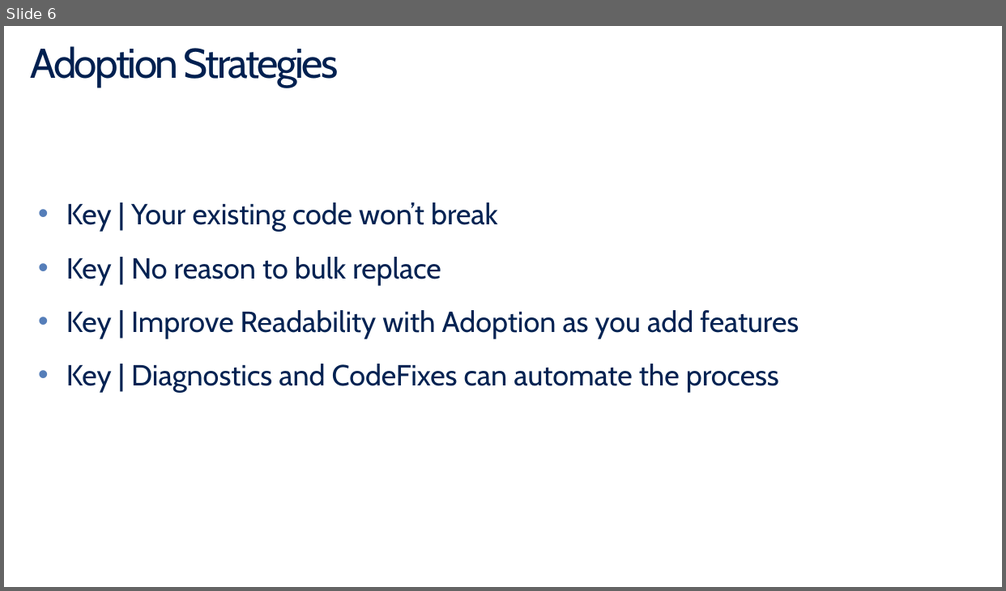
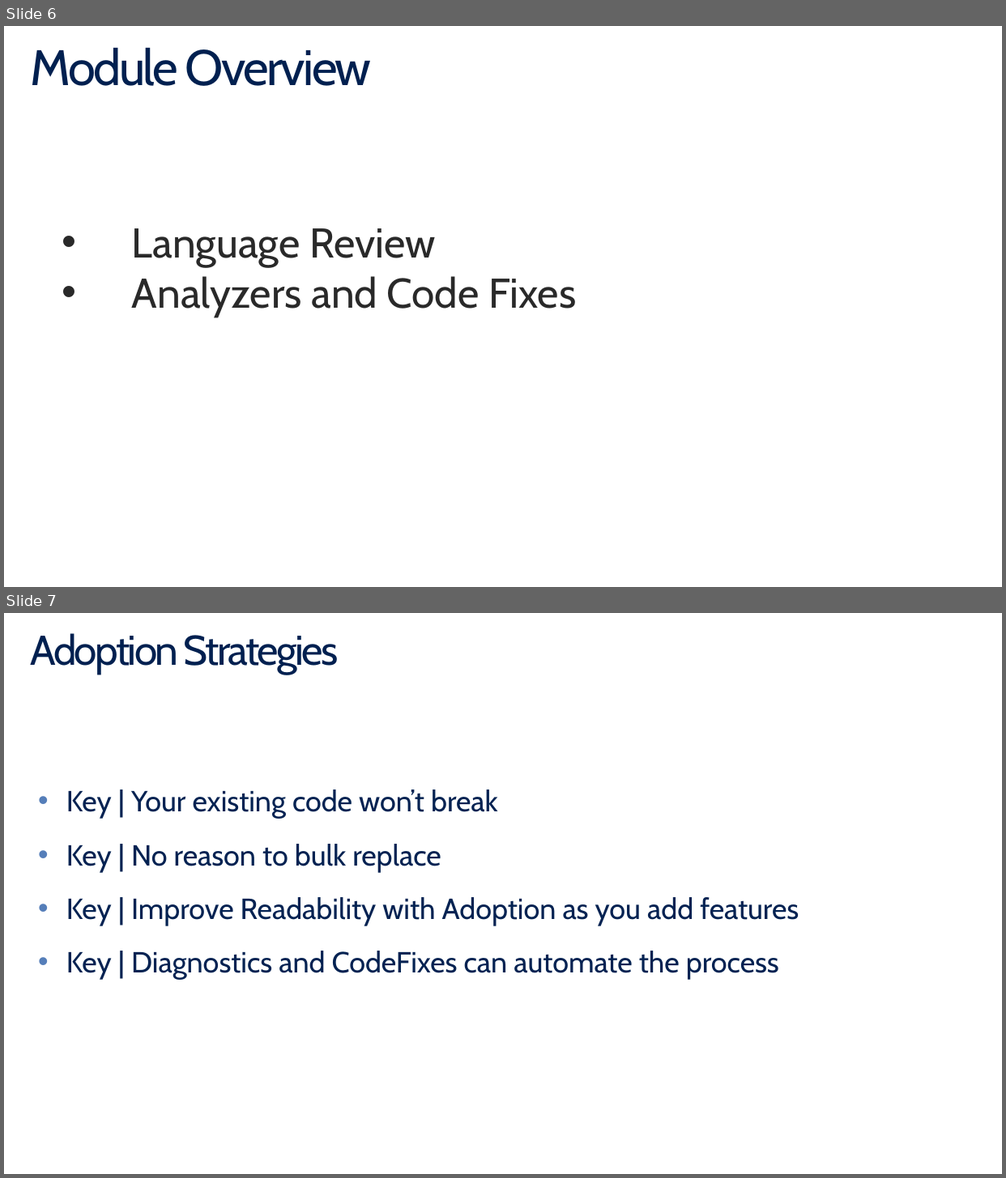
Before and after one commit to BillWagner/MVA-CSharp6, a slide deck: Slides/MVA-What'sNewC#6-Module5.pptx. Shown one above the other, each under a label of ours: slide 6 before the commit, slides 6 and 7 after it. The pictures are 1006x591 and 1006x1178 pixels, drawn with LibreOffice and Linux fonts; fonts in the diff are those of the drawing. Boxes give left, top, right and bottom in pixels: in the first picture for what was removed or moved away, otherwise in the second. Text is boxed around its words. In the diff, an @@ line names an element or a change of style, - is before the commit and + after.

Commit message:
Finish the slides for module 4 and 5

```diff
--- a/Slides/MVA-What'sNewC#6-Module5.pptx
+++ b/Slides/MVA-What'sNewC#6-Module5.pptx
@@ slide 6 added at bbox=[4, 26, 1002, 587], background #FFFFFF @@
@@ title added at bbox=[31, 47, 372, 86], 48 pt, text #002050 @@
+Module Overview
@@ text added at bbox=[132, 228, 576, 317], 40 pt, text #292929 @@
+• Language Review
+• Analyzers and Code Fixes
@@ what was slide 6 is now slide 7 @@
```
Also in this commit, not shown: 2 slides changed, 2 other slides added, 1 other file.
